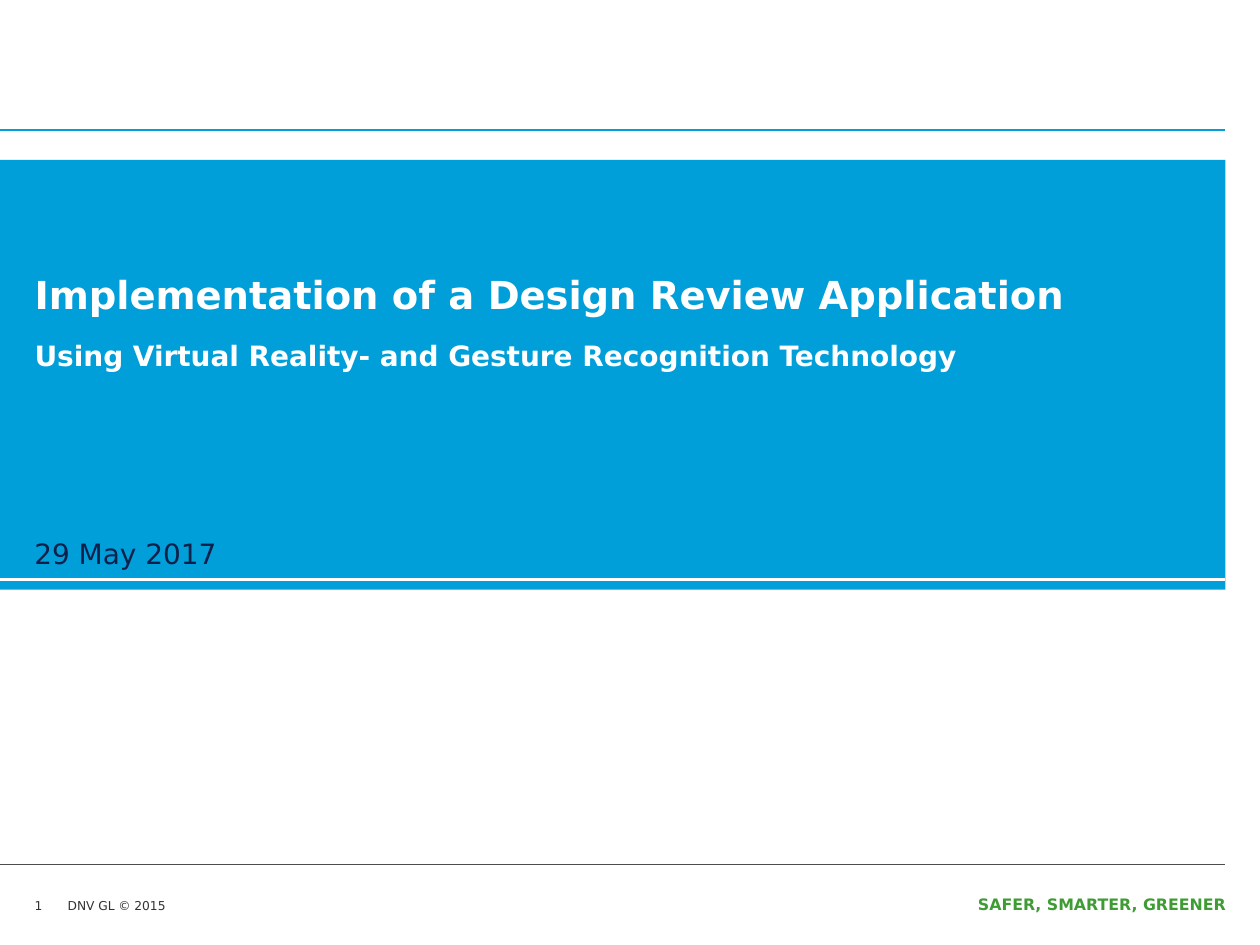
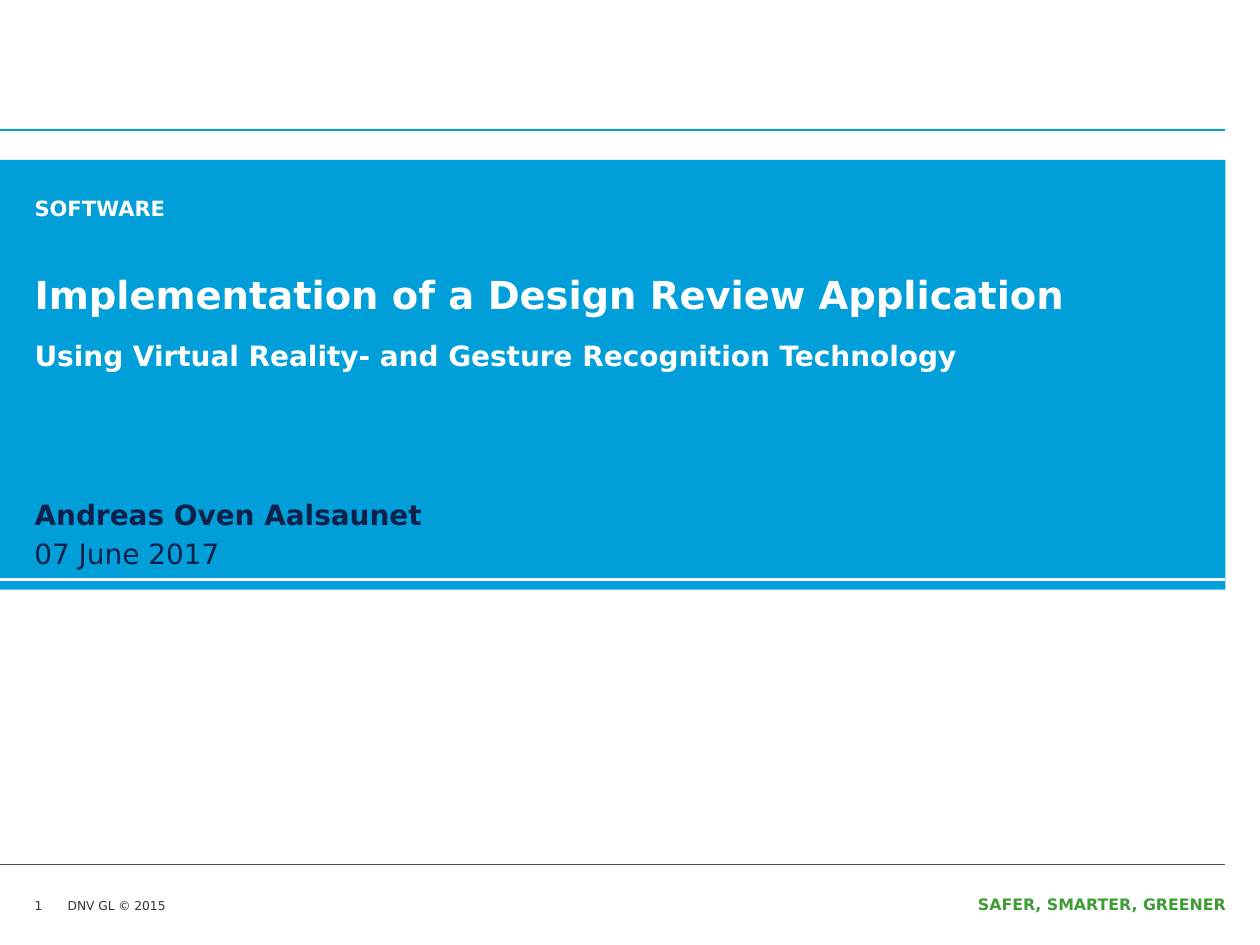
Before and after one commit to Aalsaunet/VRDesignReviewApplication, a slide deck: slide 1 of presentations/MasterPresentation/Implementation of a Design Review Application.pptx. Drawn at 1260x945 pixels with LibreOffice and Linux fonts; fonts in the diff are those of the drawing; background and template pictures are left out. Boxes give left, top, right and bottom in pixels: in the first picture for what was removed or moved away, otherwise in the second. Text is boxed around its words. In the diff, an @@ line names an element or a change of style, - is before the commit and + after.

Commit message:
New version!

```diff
--- a/presentations/MasterPresentation/Implementation of a Design Review Application.pptx
+++ b/presentations/MasterPresentation/Implementation of a Design Review Application.pptx
@@ text added at (x1=35, y1=200, x2=165, y2=217), 12 pt, text #FFFFFF, bold @@
+SOFTWARE
@@ text added at (x1=35, y1=504, x2=421, y2=526), 16 pt, text #0F204B, bold @@
+Andreas Oven Aalsaunet
@@ text at (x1=34, y1=543, x2=219, y2=570): text changed @@
-29 May 2017
+07 June 2017
```
Also in this commit, not shown: 1 other slide changed, 9 slides added, 1 slide removed.
